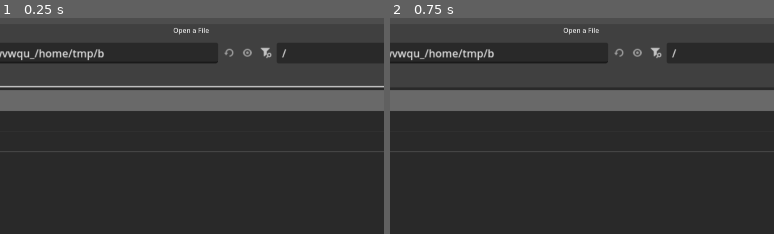
Above: before the commit, frames 1-2 (left to right).
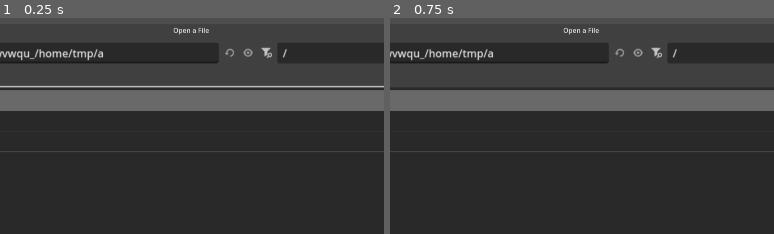
Above: after the commit, the same moments.

Repository: sirseagull69/PokemonSoulSilver-HD
Game: Godot game, scene res://main.tscn
Two runs of this game, one before a commit and one after it. Both use one fixed random seed, a clock stepped at 60 frames per second and the inputs below.
Inputs (mouse positions are % of the whole screen's width and height, from its top left):
- Up to frame 1 (0.25 s): no input
- Up to frame 2 (0.75 s): click (34, 87) at 0.52 s; type "12" at 0.6 s
The pictures show only the part of the screen within x 27-77%, y 0-50%; the shares and areas given below are measured in that part.

The runs differ from the first frame. In frame 1, 0.2% of the frame differs, in the area x 25-75%, y 13-21%; in frame 2, 0.2%.

Commit message:
0.3: Wasser, Gras im Wind, Pollen, Glühwürmchen, fallende Blätter
Co-Authored-By: Claude Opus 5.5 <noreply@anthropic.com>
Claude-Session: https://claude.ai/code/session_01FfpmogJasVcYYCnjjh3x2Q

Diff:
--- a/engine/main.gd
+++ b/engine/main.gd
@@ -161,6 +161,11 @@
 	_atmo.follow = _focus
 	add_child(_atmo)
 	_atmo.add_lamps_for(town)
+	var det := Details.new()
+	det.atmo = _atmo
+	det.follow = _focus
+	add_child(det)
+	det.build(town)
 	_cam.attributes = Look.camera_attributes()
 	_cam.fov = 32.0
 	_focus.add_child(_cam)
--- a/engine/tests/load_test.gd
+++ b/engine/tests/load_test.gd
@@ -27,5 +27,11 @@
 				if m and m.albedo_texture == null: notex += 1
 	print("Kopftabelle @", loader._headers_off, " Tileset ", loader._tileset_of(loader.header_id("T20")))
 	print("Objekte ", meshes, " Flächen ", surf, " Dreiecke ", tris, " ohne Textur ", notex, " Zeit ", Time.get_ticks_msec() - t0, " ms")
+	var det := Details.new()
+	det.build(town)
+	for c in det.get_children():
+		if c.name == "Wasser": print("Wasser-Dreiecke ", (c as MeshInstance3D).mesh.surface_get_array_len(0) / 3)
+		if c.name == "Gras": print("Grasbüschel ", (c as MultiMeshInstance3D).multimesh.instance_count)
+	det.free()
 	town.free()
 	quit(0 if tris > 0 else 1)
--- /dev/null
+++ b/engine/world/details.gd
@@ -0,0 +1,314 @@
+class_name Details
+extends Node3D
+## Liebe zum Detail – alles prozedural, nichts aus der ROM nachgezeichnet:
+## animiertes Wasser auf Wasserkacheln, wiegende Grasbüschel am Rand von
+## Baumreihen, Pollen/Staub am Tag, Glühwürmchen nachts, fallende Blätter.
+
+const WATER_MIN := 0x10
+const WATER_MAX := 0x1F
+const TREE := 0x06
+
+var atmo: Atmosphere
+var _water_mat: ShaderMaterial
+var _grass_mat: ShaderMaterial
+var _pollen: GPUParticles3D
+var _flies: GPUParticles3D
+var _leaves: GPUParticles3D
+var follow: Node3D
+
+
+## Höhe der Geländeoberfläche an (x,z) per Strahl von oben auf die Dreiecke.
+static func _height_at(faces: PackedVector3Array, p: Vector3) -> float:
+	var best := -INF
+	var from := Vector3(p.x, 100.0, p.z)
+	for i in range(0, faces.size(), 3):
+		var hit = Geometry3D.ray_intersects_triangle(from, Vector3.DOWN, faces[i], faces[i + 1], faces[i + 2])
+		if hit != null and hit.y > best:
+			best = hit.y
+	return best
+
+
+func build(town: Node3D) -> void:
+	_make_materials()
+	var water_tiles: Array[Vector3] = []
+	var grass_spots: Array[Vector3] = []
+	var tree_spots: Array[Vector3] = []
+	for c in town.get_children():
+		var mi := c as MeshInstance3D
+		if mi == null or not mi.is_in_group("land") or not mi.has_meta("tiles"):
+			continue
+		var tiles: PackedByteArray = mi.get_meta("tiles")
+		var faces := mi.mesh.get_faces()
+		for y in 32:
+			for x in 32:
+				var o := (y * 32 + x) * 2
+				if o + 1 >= tiles.size():
+					continue
+				var beh := tiles[o]
+				var blocked := tiles[o + 1] & 0x80
+				var local := Vector3(x - 16 + 0.5, 0, y - 16 + 0.5)
+				if beh >= WATER_MIN and beh <= WATER_MAX:
+					var h := _height_at(faces, local)
+					if h > -INF:
+						water_tiles.append(mi.position + Vector3(local.x, h + 0.05, local.z))
+				elif beh == TREE:
+					if (x + y) % 3 == 0:
+						var h := _height_at(faces, local)
+						if h > -INF:
+							tree_spots.append(mi.position + Vector3(local.x, h, local.z))
+				elif beh == 0 and blocked == 0 and _next_to(tiles, x, y, TREE):
+					var h := _height_at(faces, local)
+					if h > -INF:
+						grass_spots.append(mi.position + Vector3(local.x, h, local.z))
+	_build_water(water_tiles)
+	_build_grass(grass_spots)
+	_build_particles(tree_spots)
+
+
+static func _next_to(tiles: PackedByteArray, x: int, y: int, beh: int) -> bool:
+	for d in [Vector2i(1, 0), Vector2i(-1, 0), Vector2i(0, 1), Vector2i(0, -1)]:
+		var nx: int = x + d.x
+		var ny: int = y + d.y
+		if nx >= 0 and ny >= 0 and nx < 32 and ny < 32 and tiles[(ny * 32 + nx) * 2] == beh:
+			return true
+	return false
+
+
+func _make_materials() -> void:
+	var ws := Shader.new()
+	ws.code = """
+shader_type spatial;
+render_mode blend_mix, depth_draw_opaque, cull_disabled, specular_schlick_ggx;
+uniform vec3 deep : source_color = vec3(0.08, 0.28, 0.42);
+uniform vec3 shallow : source_color = vec3(0.25, 0.62, 0.72);
+uniform sampler2D depth_tex : hint_depth_texture;
+uniform sampler2D screen_tex : hint_screen_texture, filter_linear;
+
+float wave(vec2 p, float t) {
+	return sin(p.x * 1.7 + t * 1.3) * 0.5 + sin(p.y * 2.3 - t * 1.1) * 0.35 + sin((p.x + p.y) * 3.1 + t * 2.0) * 0.15;
+}
+
+void vertex() {
+	vec3 w = (MODEL_MATRIX * vec4(VERTEX, 1.0)).xyz;
+	VERTEX.y += wave(w.xz, TIME) * 0.04;
+}
+
+void fragment() {
+	vec3 w = (INV_VIEW_MATRIX * vec4(VERTEX, 1.0)).xyz;
+	float e = 0.05;
+	float hx = wave(w.xz + vec2(e, 0.0), TIME) - wave(w.xz - vec2(e, 0.0), TIME);
+	float hz = wave(w.xz + vec2(0.0, e), TIME) - wave(w.xz - vec2(0.0, e), TIME);
+	vec3 n = normalize(vec3(-hx * 0.6, 1.0, -hz * 0.6));
+	NORMAL = (VIEW_MATRIX * vec4(n, 0.0)).xyz;
+	// Tiefe hinter dem Wasser -> flach am Ufer, mit Schaum
+	float d = texture(depth_tex, SCREEN_UV).r;
+	vec4 wp = INV_PROJECTION_MATRIX * vec4(SCREEN_UV * 2.0 - 1.0, d, 1.0);
+	float behind = -wp.z / wp.w + VERTEX.z;
+	float depth = clamp(behind / 1.5, 0.0, 1.0);
+	vec3 refr = texture(screen_tex, SCREEN_UV + n.xz * 0.01).rgb;
+	vec3 col = mix(shallow, deep, depth);
+	col = mix(refr * shallow * 1.6, col, 0.35 + depth * 0.55);
+	float foam = smoothstep(0.25, 0.0, behind) * (0.6 + 0.4 * sin(TIME * 2.0 + w.x * 4.0));
+	ALBEDO = mix(col, vec3(0.95), foam * 0.7);
+	ROUGHNESS = 0.06;
+	METALLIC = 0.0;
+	SPECULAR = 0.8;
+	ALPHA = 0.88;
+}
+"""
+	_water_mat = ShaderMaterial.new()
+	_water_mat.shader = ws
+
+	var gs := Shader.new()
+	gs.code = """
+shader_type spatial;
+render_mode cull_disabled, diffuse_lambert;
+uniform vec3 tip : source_color = vec3(0.62, 0.86, 0.36);
+uniform vec3 base : source_color = vec3(0.16, 0.38, 0.14);
+uniform float wind = 1.0;
+varying float h;
+void vertex() {
+	h = UV.y;
+	vec3 w = (MODEL_MATRIX * vec4(VERTEX, 1.0)).xyz;
+	float sway = sin(TIME * 1.8 + w.x * 0.7 + w.z * 0.5) * 0.12 + sin(TIME * 4.1 + w.z * 2.0) * 0.03;
+	VERTEX.x += sway * (1.0 - UV.y) * wind;
+	VERTEX.z += sway * 0.5 * (1.0 - UV.y) * wind;
+}
+void fragment() {
+	ALBEDO = mix(tip, base, h);
+	ROUGHNESS = 0.8;
+	BACKLIGHT = vec3(0.25, 0.35, 0.1);
+}
+"""
+	_grass_mat = ShaderMaterial.new()
+	_grass_mat.shader = gs
+
+
+func _build_water(tiles: Array[Vector3]) -> void:
+	if tiles.is_empty():
+		return
+	var st := SurfaceTool.new()
+	st.begin(Mesh.PRIMITIVE_TRIANGLES)
+	for t in tiles:
+		# je Kachel 4x4 Unterteilung, damit die Wellen sichtbar werden
+		for sy in 4:
+			for sx in 4:
+				var a := t + Vector3(-0.5 + sx * 0.25, 0, -0.5 + sy * 0.25)
+				var b := a + Vector3(0.25, 0, 0)
+				var c := a + Vector3(0.25, 0, 0.25)
+				var d := a + Vector3(0, 0, 0.25)
+				for v in [a, b, c, a, c, d]:
+					st.set_normal(Vector3.UP)
+					st.add_vertex(v)
+	var mi := MeshInstance3D.new()
+	mi.name = "Wasser"
+	mi.mesh = st.commit()
+	mi.material_override = _water_mat
+	mi.cast_shadow = GeometryInstance3D.SHADOW_CASTING_SETTING_OFF
+	add_child(mi)
+
+
+func _build_grass(spots: Array[Vector3]) -> void:
+	if spots.is_empty():
+		return
+	# Ein Büschel = 3 gekreuzte, sich verjüngende Halme
+	var st := SurfaceTool.new()
+	st.begin(Mesh.PRIMITIVE_TRIANGLES)
+	for k in 7:
+		var ang := k * TAU / 7.0
+		var dir := Vector3(cos(ang), 0, sin(ang)) * 0.06
+		var off := Vector3(cos(ang * 2.3), 0, sin(ang * 1.7)) * 0.12
+		var hgt := 0.32 + 0.12 * sin(k * 1.9)
+		st.set_uv(Vector2(0, 1)); st.add_vertex(off - dir)
+		st.set_uv(Vector2(1, 1)); st.add_vertex(off + dir)
+		st.set_uv(Vector2(0.5, 0)); st.add_vertex(off + Vector3(dir.z, hgt, -dir.x) * Vector3(1, 1, 1))
+	st.generate_normals()
+	var tuft := st.commit()
+	var mm := MultiMesh.new()
+	mm.transform_format = MultiMesh.TRANSFORM_3D
+	mm.mesh = tuft
+	var per := 6
+	mm.instance_count = spots.size() * per
+	var rng := RandomNumberGenerator.new()
+	rng.seed = 7
+	var i := 0
+	for s in spots:
+		for _k in per:
+			var p := s + Vector3(rng.randf_range(-0.45, 0.45), 0.0, rng.randf_range(-0.45, 0.45))
+			var basis := Basis(Vector3.UP, rng.randf() * TAU).scaled(Vector3.ONE * rng.randf_range(0.7, 1.3))
+			mm.set_instance_transform(i, Transform3D(basis, p))
+			i += 1
+	var mmi := MultiMeshInstance3D.new()
+	mmi.name = "Gras"
+	mmi.multimesh = mm
+	mmi.material_override = _grass_mat
+	mmi.cast_shadow = GeometryInstance3D.SHADOW_CASTING_SETTING_OFF
+	add_child(mmi)
+
+
+func _particle(amount: int, life: float, color: Color, size: float, extent: Vector3, emissive: float) -> GPUParticles3D:
+	var pm := ParticleProcessMaterial.new()
+	pm.emission_shape = ParticleProcessMaterial.EMISSION_SHAPE_BOX
+	pm.emission_box_extents = extent
+	pm.gravity = Vector3.ZERO
+	pm.direction = Vector3(1, 0.2, 0.3)
+	pm.spread = 180.0
+	pm.initial_velocity_min = 0.05
+	pm.initial_velocity_max = 0.3
+	pm.turbulence_enabled = true
+	pm.turbulence_noise_strength = 1.2
+	pm.turbulence_noise_scale = 3.0
+	var fade := Gradient.new()
+	fade.set_color(0, Color(1, 1, 1, 0))
+	fade.add_point(0.2, Color(1, 1, 1, 1))
+	fade.add_point(0.8, Color(1, 1, 1, 1))
+	fade.set_color(fade.get_point_count() - 1, Color(1, 1, 1, 0))
+	var ft := GradientTexture1D.new()
+	ft.gradient = fade
+	pm.color_ramp = ft
+	var q := QuadMesh.new()
+	q.size = Vector2(size, size)
+	var m := StandardMaterial3D.new()
+	m.shading_mode = BaseMaterial3D.SHADING_MODE_UNSHADED
+	m.transparency = BaseMaterial3D.TRANSPARENCY_ALPHA
+	m.billboard_mode = BaseMaterial3D.BILLBOARD_ENABLED
+	m.vertex_color_use_as_albedo = true
+	m.albedo_color = color
+	var dot := GradientTexture2D.new()
+	dot.fill = GradientTexture2D.FILL_RADIAL
+	dot.fill_from = Vector2(0.5, 0.5)
+	dot.fill_to = Vector2(0.5, 0.0)
+	var dg := Gradient.new()
+	dg.set_color(0, Color(1, 1, 1, 1))
+	dg.set_color(1, Color(1, 1, 1, 0))
+	dot.gradient = dg
+	m.albedo_texture = dot
+	if emissive > 0.0:
+		m.emission_enabled = true
+		m.emission = color
+		m.emission_energy_multiplier = emissive
+	q.material = m
+	var p := GPUParticles3D.new()
+	p.draw_pass_1 = q
+	p.process_material = pm
+	p.amount = amount
+	p.lifetime = life
+	p.preprocess = life
+	p.visibility_aabb = AABB(-extent - Vector3.ONE * 4, extent * 2 + Vector3.ONE * 8)
+	p.cast_shadow = GeometryInstance3D.SHADOW_CASTING_SETTING_OFF
+	add_child(p)
+	return p
+
+
+func _build_particles(tree_spots: Array[Vector3]) -> void:
+	_pollen = _particle(260, 8.0, Color(1.0, 0.97, 0.85, 0.7), 0.06, Vector3(14, 3, 14), 0.4)
+	_flies = _particle(90, 6.0, Color(0.85, 1.0, 0.45, 1.0), 0.09, Vector3(14, 1.5, 14), 6.0)
+	_flies.position.y = 1.0
+	# Blätter: rieseln langsam aus den Baumreihen
+	var pm := ParticleProcessMaterial.new()
+	pm.emission_shape = ParticleProcessMaterial.EMISSION_SHAPE_POINTS
+	var pts := PackedVector3Array()
+	for t in tree_spots:
+		pts.append(t + Vector3(0, 3.0, 0))
+	if pts.is_empty():
+		pts.append(Vector3(0, 3, 0))
+	var img := Image.create_empty(pts.size(), 1, false, Image.FORMAT_RGBF)
+	for i in pts.size():
+		img.set_pixel(i, 0, Color(pts[i].x, pts[i].y, pts[i].z))
+	pm.emission_point_texture = ImageTexture.create_from_image(img)
+	pm.emission_point_count = pts.size()
+	pm.gravity = Vector3(0.3, -0.35, 0.1)
+	pm.angular_velocity_min = -90.0
+	pm.angular_velocity_max = 90.0
+	pm.turbulence_enabled = true
+	pm.turbulence_noise_strength = 0.8
+	var leaf := QuadMesh.new()
+	leaf.size = Vector2(0.12, 0.08)
+	var lm := StandardMaterial3D.new()
+	lm.albedo_color = Color(0.5, 0.62, 0.22)
+	lm.cull_mode = BaseMaterial3D.CULL_DISABLED
+	lm.billboard_mode = BaseMaterial3D.BILLBOARD_PARTICLES
+	leaf.material = lm
+	_leaves = GPUParticles3D.new()
+	_leaves.draw_pass_1 = leaf
+	_leaves.process_material = pm
+	_leaves.amount = 60
+	_leaves.lifetime = 9.0
+	_leaves.preprocess = 9.0
+	_leaves.visibility_aabb = AABB(Vector3(-60, -10, -60), Vector3(120, 30, 120))
+	add_child(_leaves)
+
+
+func _process(_delta: float) -> void:
+	if atmo == null:
+		return
+	var day: float = clamp(sin((atmo.time_of_day - 6.0) / 12.0 * PI), 0.0, 1.0)
+	var on := atmo.effects
+	if follow:
+		_pollen.global_position = follow.global_position + Vector3(0, 1.5, 0)
+		_flies.global_position = follow.global_position + Vector3(0, 0.8, 0)
+	_pollen.emitting = on and day > 0.3 and atmo.wetter != Atmosphere.Wetter.REGEN
+	_flies.emitting = on and day < 0.15 and atmo.wetter != Atmosphere.Wetter.REGEN
+	_leaves.emitting = on
+	var wind := 1.0 + (1.5 if atmo.wetter == Atmosphere.Wetter.REGEN else 0.0)
+	_grass_mat.set_shader_parameter("wind", wind)
--- a/engine/world/map_loader.gd
+++ b/engine/world/map_loader.gd
@@ -166,6 +166,11 @@
 			mi.name = "Block_%d_%d" % [x, y]
 			mi.mesh = G3d.build_mesh(_land_model(blk), tex, look)
 			mi.position = origin
+			# Kachel-Attribute (32x32, je 2 Byte: Bodenart, Kollision) für Details wie Wasser/Gras
+			var ld := land.files[blk]
+			var ex := ld.decode_u16(0x12)
+			mi.set_meta("tiles", ld.slice(0x14 + ex, 0x14 + ex + ld.decode_u32(0)))
+			mi.add_to_group("land")
 			root.add_child(mi)
 			for b in _land_buildings(blk):
 				if b["id"] >= buildings.files.size():
Not shown, changed: engine/export_presets.cfg
Not shown, added: engine/world/details.gd.uid
